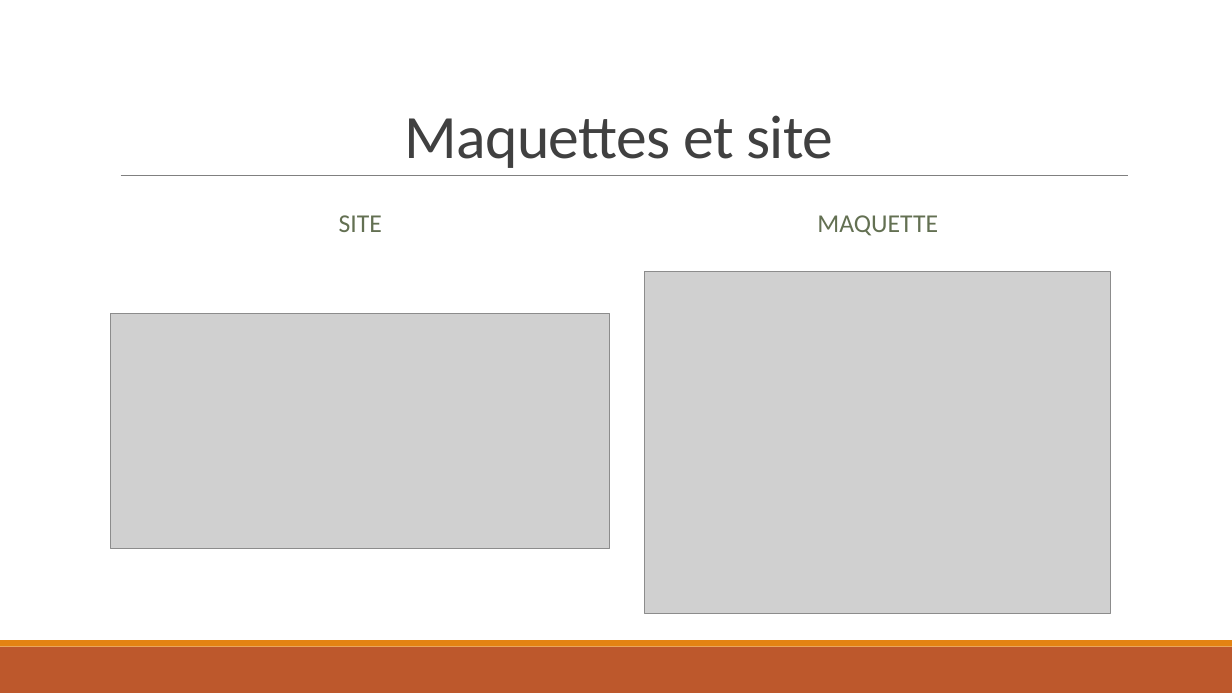
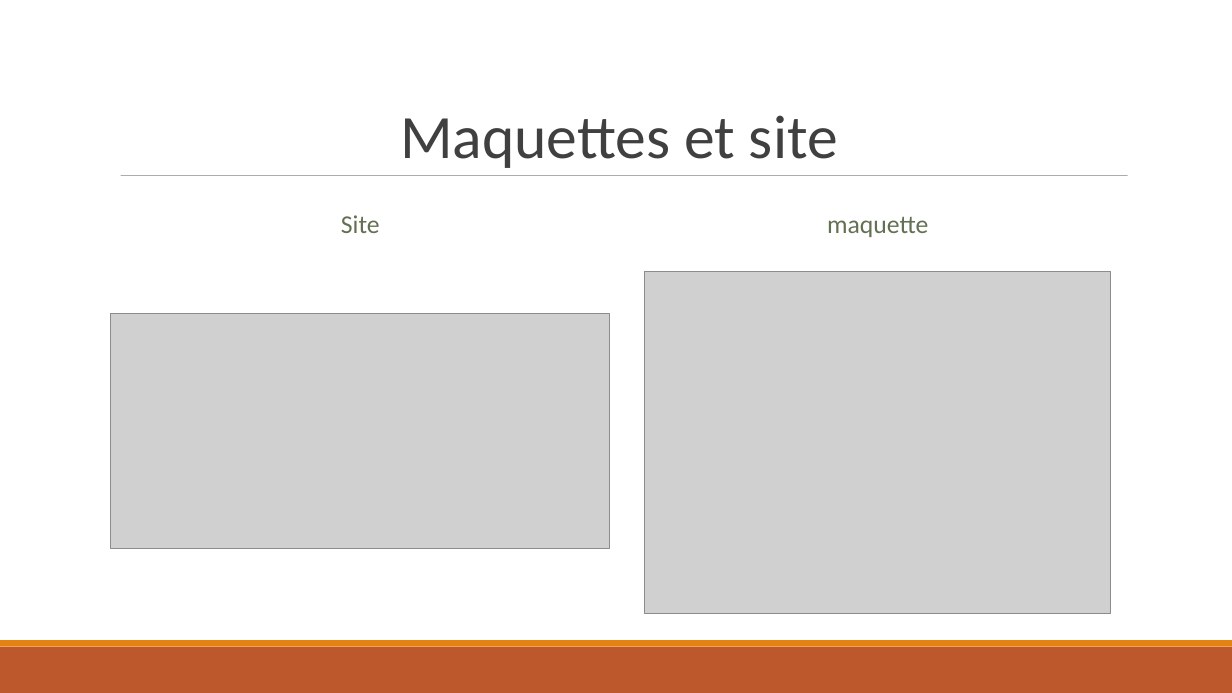
Before and after one commit to Orionde/Mew-Project, a slide deck: slide 8 of blabla/Rendu/Projet Booker it2 - V1.pptx. Drawn at 1232x693 pixels with LibreOffice and Linux fonts; fonts in the diff are those of the drawing; grey boxes stand for pictures. Boxes give left, top, right and bottom in pixels: in the first picture for what was removed or moved away, otherwise in the second. Text is boxed around its words. In the diff, an @@ line names an element or a change of style, - is before the commit and + after.

```diff
--- a/blabla/Rendu/Projet Booker it2 - V1.pptx
+++ b/blabla/Rendu/Projet Booker it2 - V1.pptx
@@ text "Maquettes et site" at (400, 115, 838, 168): letter spacing -0.5 to 0 pt; line spacing 0.85 to 1 @@
@@ line (121, 176) - (1128, 176): stroke #808080 0.5 pt to #808080 0.51 pt @@
@@ text at (341, 215, 380, 233): text changed @@
-SITE
+Site
@@ text at (827, 216, 928, 237): text changed @@
-MAQUETTE
+maquette
```
Also in this commit, not shown: 13 other slides changed, 1 other file.
